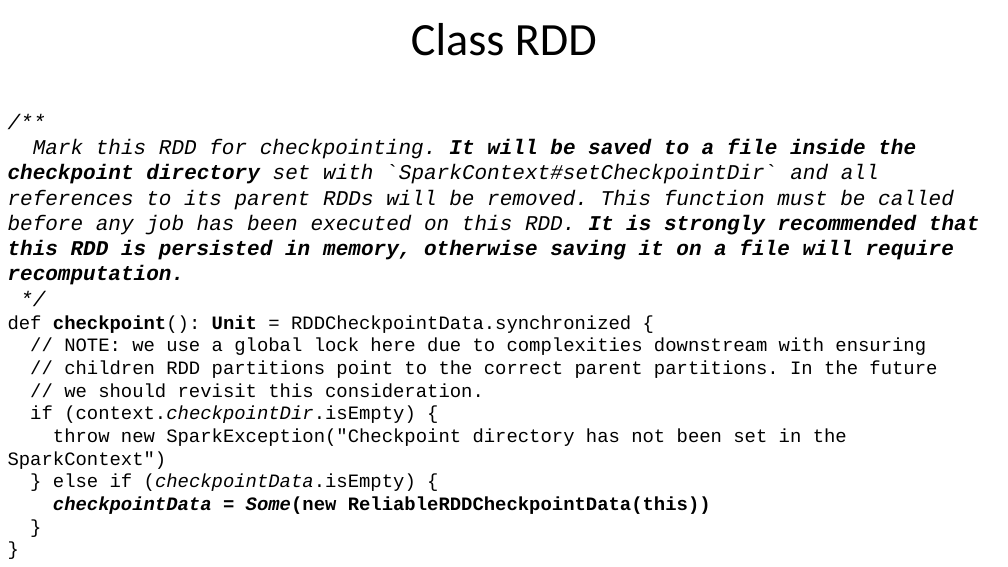
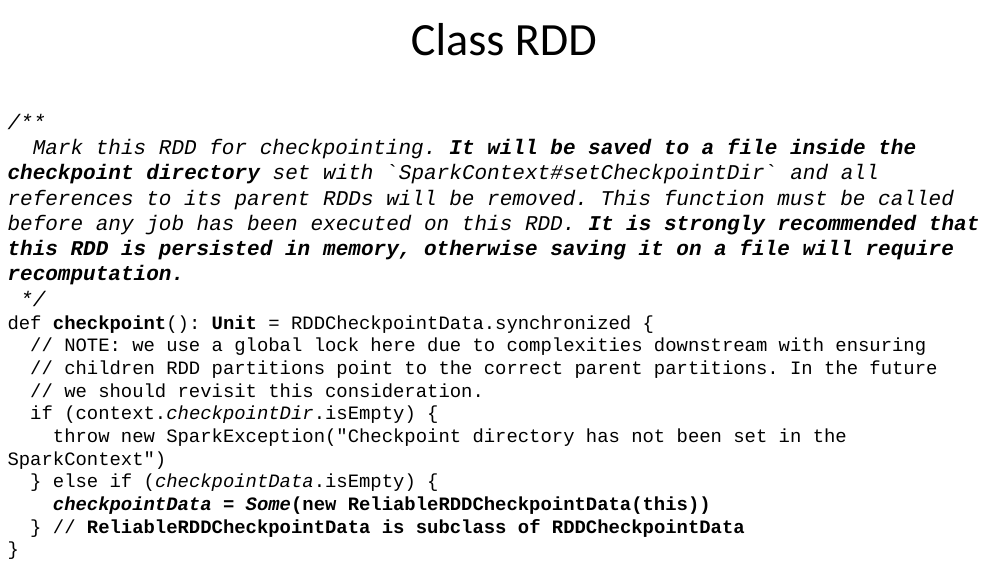
Before and after one commit to nkudinov/apache_spark_pptx, a slide deck: slide 11 of Spark_checkpoint.pptx. Drawn at 1008x567 pixels with LibreOffice and Linux fonts; fonts in the diff are those of the drawing. Boxes give left, top, right and bottom in pixels: in the first picture for what was removed or moved away, otherwise in the second. Text is boxed around its words. In the diff, an @@ line names an element or a change of style, - is before the commit and + after.

Commit message:
add more details about checkpoint

```diff
--- a/Spark_checkpoint.pptx
+++ b/Spark_checkpoint.pptx
@@ text at <box>8,139,979,537</box>: text changed @@
-/**
-Mark this RDD for checkpointing. It will be saved to a file inside the checkpoint directory set with `SparkContext#setCheckpointDir` and all references to its parent RDDs will be removed. This function must be called before any job has been executed on this RDD. It is strongly recommended that this RDD is persisted in memory, otherwise saving it on a file will require recomputation.
-*/
-def checkpoint(): Unit = RDDCheckpointData.synchronized {
-// NOTE: we use a global lock here due to complexities downstream with ensuring
-// children RDD partitions point to the correct parent partitions. In the future
-// we should revisit this consideration.
-if (context.checkpointDir.isEmpty) {
-throw new SparkException("Checkpoint directory has not been set in the SparkContext")
-} else if (checkpointData.isEmpty) {
-checkpointData = Some(new ReliableRDDCheckpointData(this))
-}
-}
+/**
+Mark this RDD for checkpointing. It will be saved to a file inside the checkpoint directory set with `SparkContext#setCheckpointDir` and all references to its parent RDDs will be removed. This function must be called before any job has been executed on this RDD. It is strongly recommended that this RDD is persisted in memory, otherwise saving it on a file will require recomputation.
+*/
+def checkpoint(): Unit = RDDCheckpointData.synchronized {
+// NOTE: we use a global lock here due to complexities downstream with ensuring
+// children RDD partitions point to the correct parent partitions. In the future
+// we should revisit this consideration.
+if (context.checkpointDir.isEmpty) {
+throw new SparkException("Checkpoint directory has not been set in the SparkContext")
+} else if (checkpointData.isEmpty) {
+checkpointData = Some(new ReliableRDDCheckpointData(this))
+} // ReliableRDDCheckpointData is subclass of RDDCheckpointData
+}
```
Also in this commit, not shown: 9 other slides changed.
